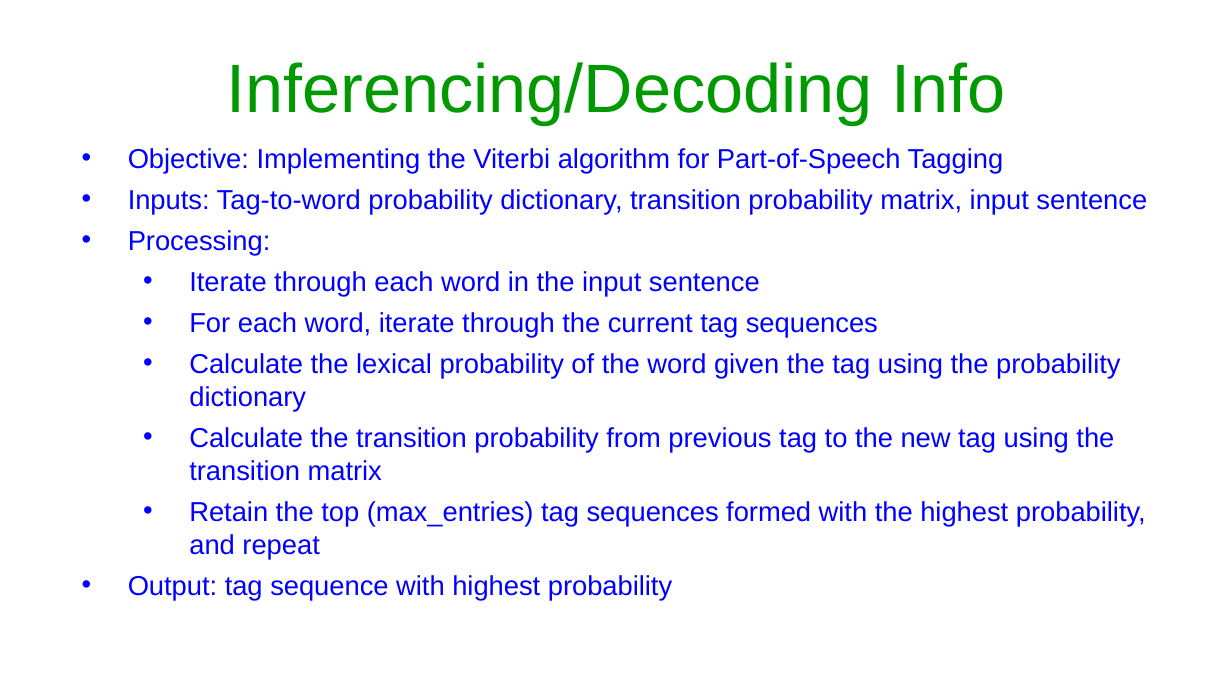
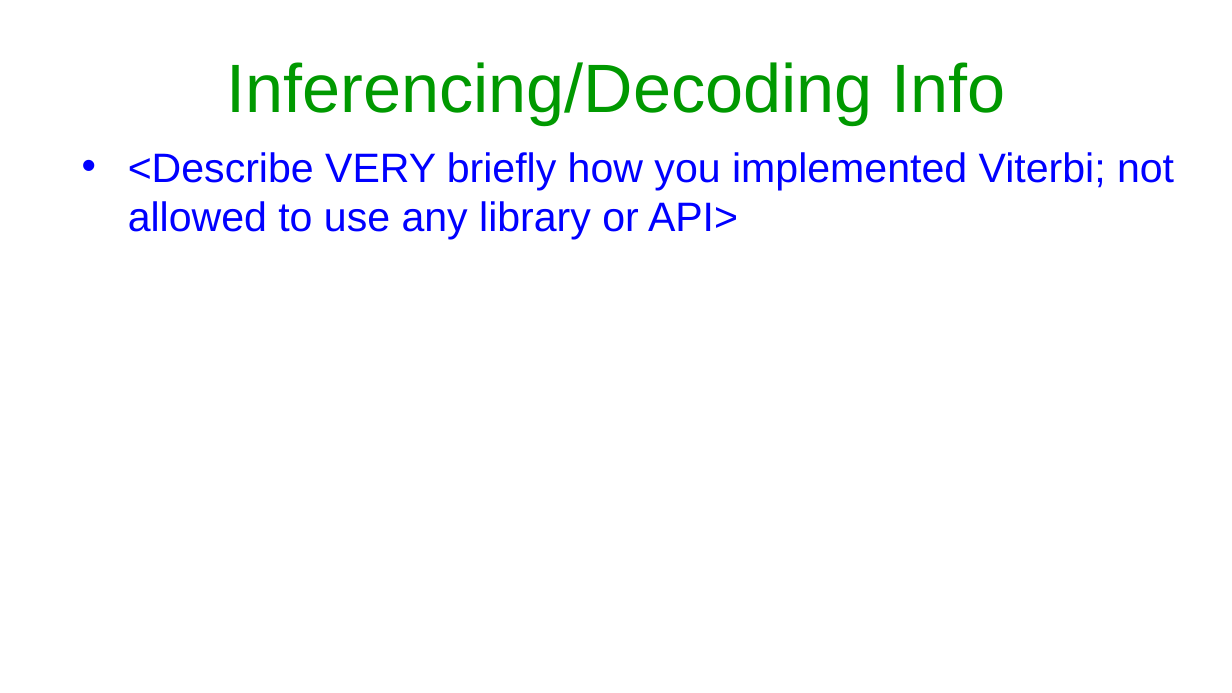
Before and after one commit to Arshim28/POS-Tagger, a slide deck: slide 8 of Assignment 2-PoS tagging.pptx. Drawn at 1232x693 pixels with LibreOffice and Linux fonts; fonts in the diff are those of the drawing. Boxes give left, top, right and bottom in pixels: in the first picture for what was removed or moved away, otherwise in the second. Text is boxed around its words. In the diff, an @@ line names an element or a change of style, - is before the commit and + after.

```diff
--- a/Assignment 2-PoS tagging.pptx
+++ b/Assignment 2-PoS tagging.pptx
@@ text at <box>128,152,1174,239</box>: text changed; size 16 to 24 pt @@
-• Objective: Implementing the Viterbi algorithm for Part-of-Speech Tagging
-• Inputs: Tag-to-word probability dictionary, transition probability matrix, input sentence
-• Processing:
-  • Iterate through each word in the input sentence
-  • For each word, iterate through the current tag sequences
-  • Calculate the lexical probability of the word given the tag using the probability dictionary
-  • Calculate the transition probability from previous tag to the new tag using the transition matrix
-  • Retain the top (max_entries) tag sequences formed with the highest probability, and repeat
-• Output: tag sequence with highest probability
+• <Describe VERY briefly how you implemented Viterbi; not allowed to use any library or API>
```
Also in this commit, not shown: 3 other slides changed, 2 slides added, 2 slides removed.
